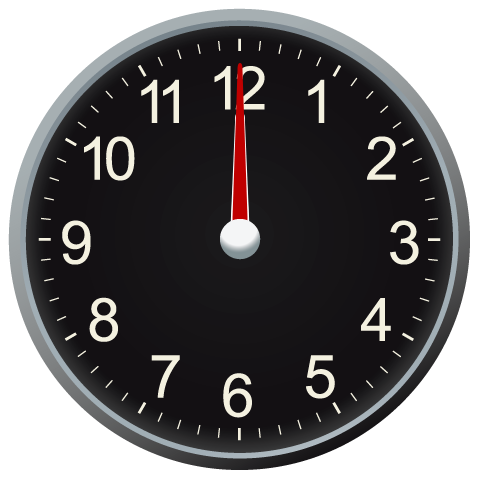
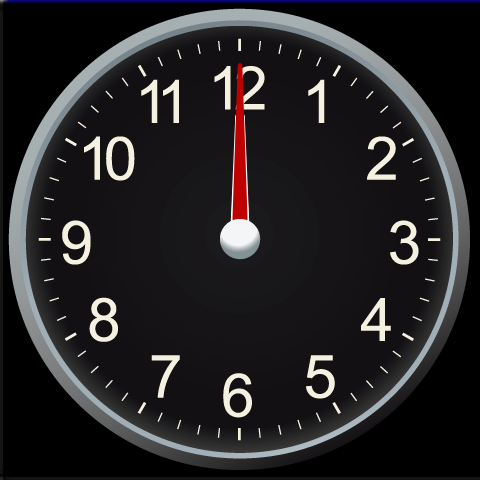
The second 480×480 image is a revision of the first. Changes to its layers:
showed "Layer 1" over [0, 0, 480, 480]
